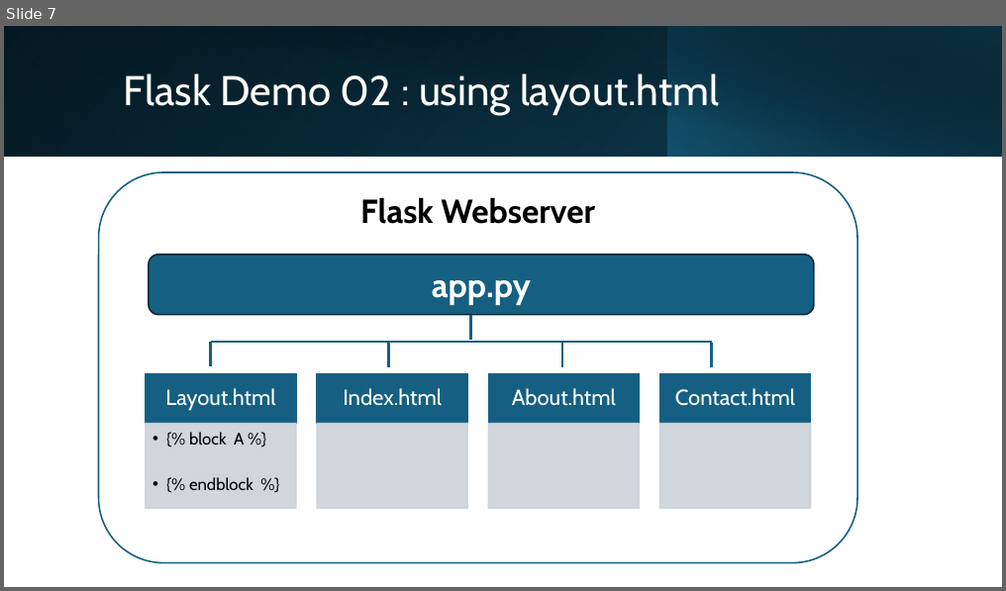
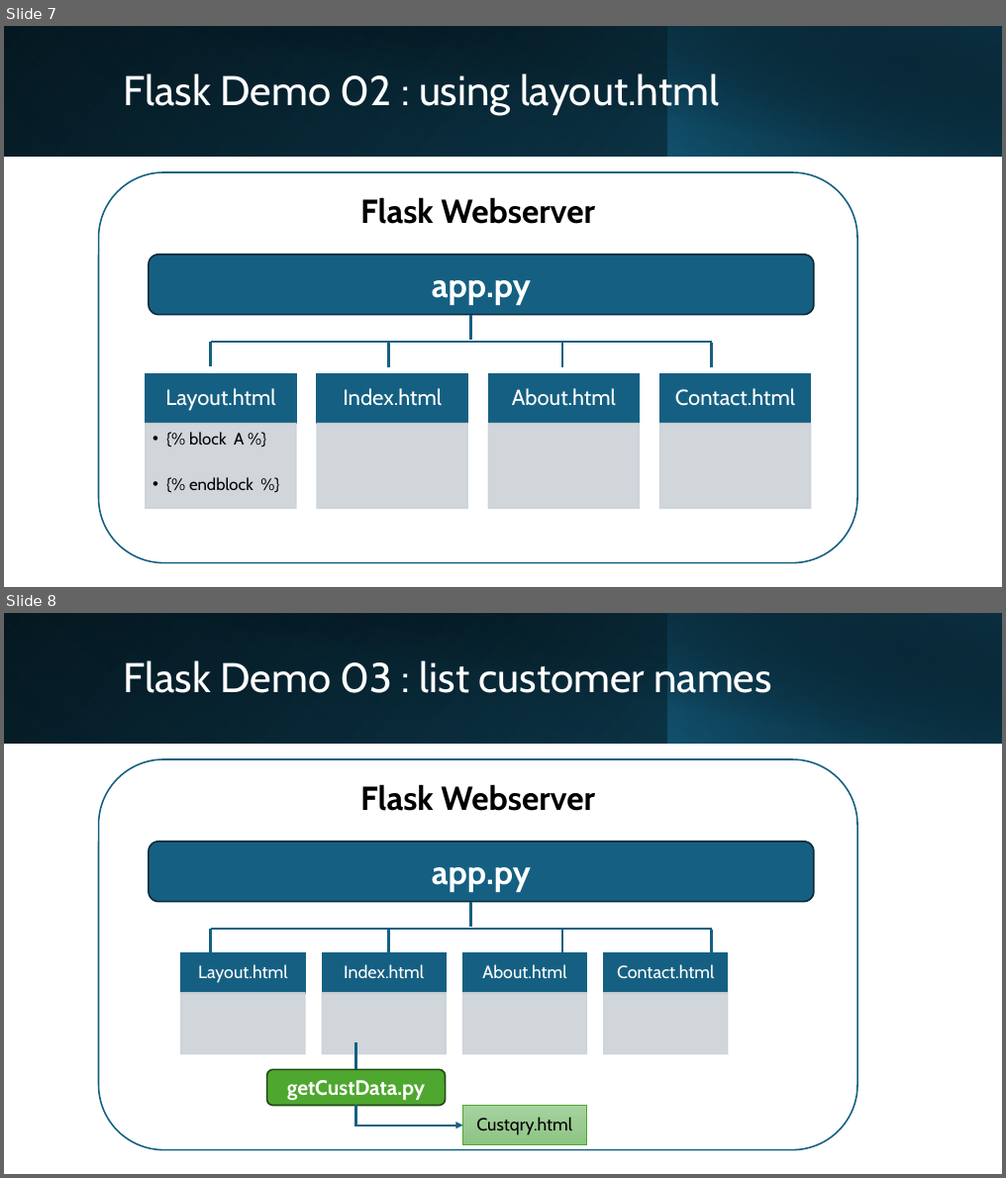
Before and after one commit to Komals-Code4All/MASTER-Flask, a slide deck: L3 Python U00 Flask.pptx. Shown one above the other, each under a label of ours: slide 7 before the commit, slides 7 and 8 after it. The pictures are 1006x591 and 1006x1178 pixels, drawn with LibreOffice and Linux fonts; fonts in the diff are those of the drawing. Boxes give left, top, right and bottom in pixels: in the first picture for what was removed or moved away, otherwise in the second. Text is boxed around its words. In the diff, an @@ line names an element or a change of style, - is before the commit and + after.

```diff
--- a/L3 Python U00 Flask.pptx
+++ b/L3 Python U00 Flask.pptx
@@ slide 8 added at box(4, 613, 1002, 1174), background #FFFFFF @@
@@ rectangle added at box(4, 613, 1002, 744), fill gradient #000000 to #104862 @@
@@ rectangle added at box(4, 613, 668, 744), fill gradient #156082 to #0B3041 @@
@@ rectangle added at box(42, 613, 1002, 744), fill gradient #000000 to #0B3041 @@
@@ rectangle added at box(668, 613, 1002, 744), fill gradient #156082 to #000000 @@
@@ title added at box(124, 661, 771, 693), 40 pt, text #FFFFFF @@
+Flask Demo 03 : list customer names
@@ rounded rectangle added at box(98, 760, 857, 1151), fill #FFFFFF, outline #156082 1.5 pt, 32 pt, text #000000, bold @@
+Flask Webserver
@@ rounded rectangle added at box(149, 842, 814, 902), fill #156082, outline #092A39 1.5 pt, 32 pt, text #FFFFFF, bold @@
+app.py
@@ line added from (471, 927) to (471, 902), #156082 2.25 pt @@
@@ line added from (211, 929) to (712, 929), #156082 2.25 pt @@
@@ line added from (211, 954) to (211, 929), #156082 2.25 pt @@
@@ line added from (389, 956) to (389, 930), #156082 2.25 pt @@
@@ line added from (562, 956) to (562, 930), #156082 2.25 pt @@
@@ line added from (712, 956) to (712, 930), #156082 2.25 pt @@
@@ group added at box(181, 953, 727, 1055): 8 rectangles, 4 texts @@
+Layout.html
+Index.html
+About.html
+Contact.html
@@ line added from (355, 1069) to (355, 1043), #156082 2.25 pt @@
@@ rounded rectangle added at box(266, 1069, 445, 1106), fill #4EA72E, outline #224914 1.5 pt, 20 pt, text #FFFFFF, bold @@
+getCustData.py
@@ elbow arrow added from (355, 1106) to (463, 1126), #156082 2.25 pt @@
@@ rectangle added at box(463, 1106, 586, 1146), fill gradient #A8D5A0 to #9CCA94 to #8AC680, outline #4EA72E 1 pt @@
@@ rectangle added at box(463, 1106, 586, 1146), fill gradient #A8D5A0 to #9CCA94 to #8AC680, outline #4EA72E 1 pt, 17 pt, text #000000 @@
+Custqry.html
```
Also in this commit, not shown: 1 slide removed, 2 other files.
